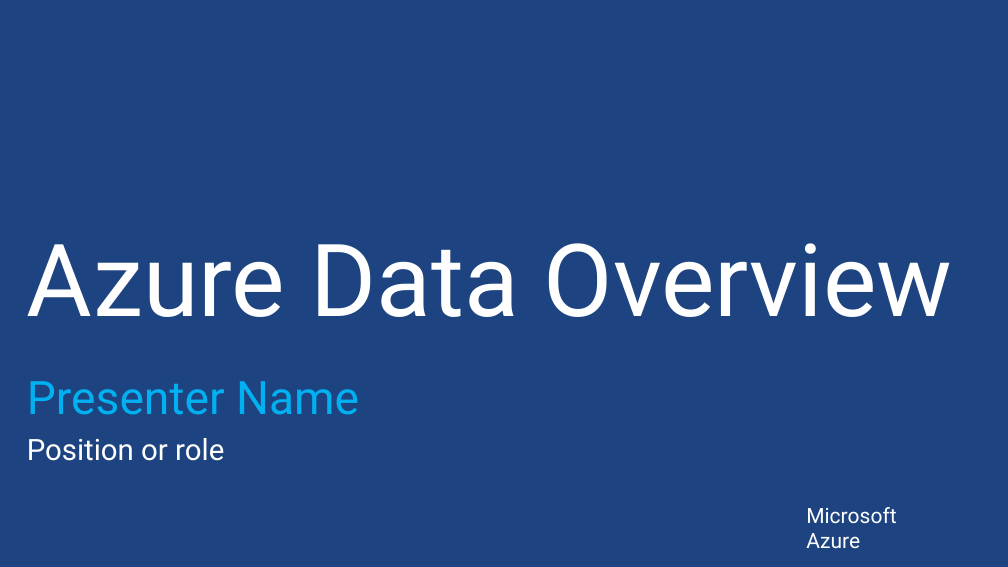
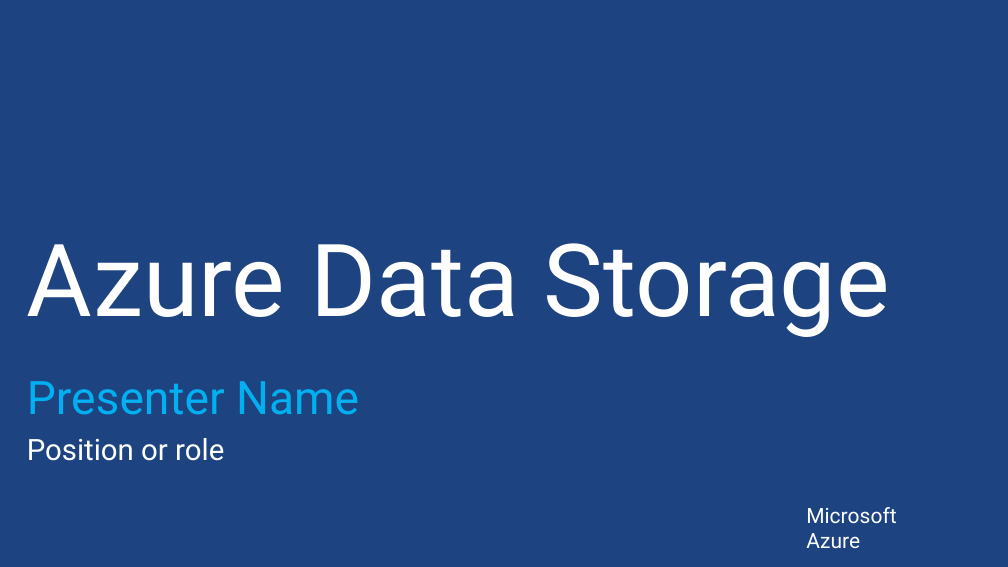
Before and after one commit to sack212/BasicAzureCamp, a slide deck: slide 1 of Data-Storage/Data-Storage.pptx. Drawn at 1008x567 pixels with LibreOffice and Linux fonts; fonts in the diff are those of the drawing; background and template pictures are left out. Boxes give left, top, right and bottom in pixels: in the first picture for what was removed or moved away, otherwise in the second. Text is boxed around its words. In the diff, an @@ line names an element or a change of style, - is before the commit and + after.

Commit message:
Remodeled the Data Storage presentation. Now includes all sections.

```diff
--- a/Data-Storage/Data-Storage.pptx
+++ b/Data-Storage/Data-Storage.pptx
@@ title at box(27, 243, 890, 337): text changed @@
-Azure Data Overview
+Azure Data Storage
```
Also in this commit, not shown: 3 other slides changed, 3 slides added, 4 slides removed.
